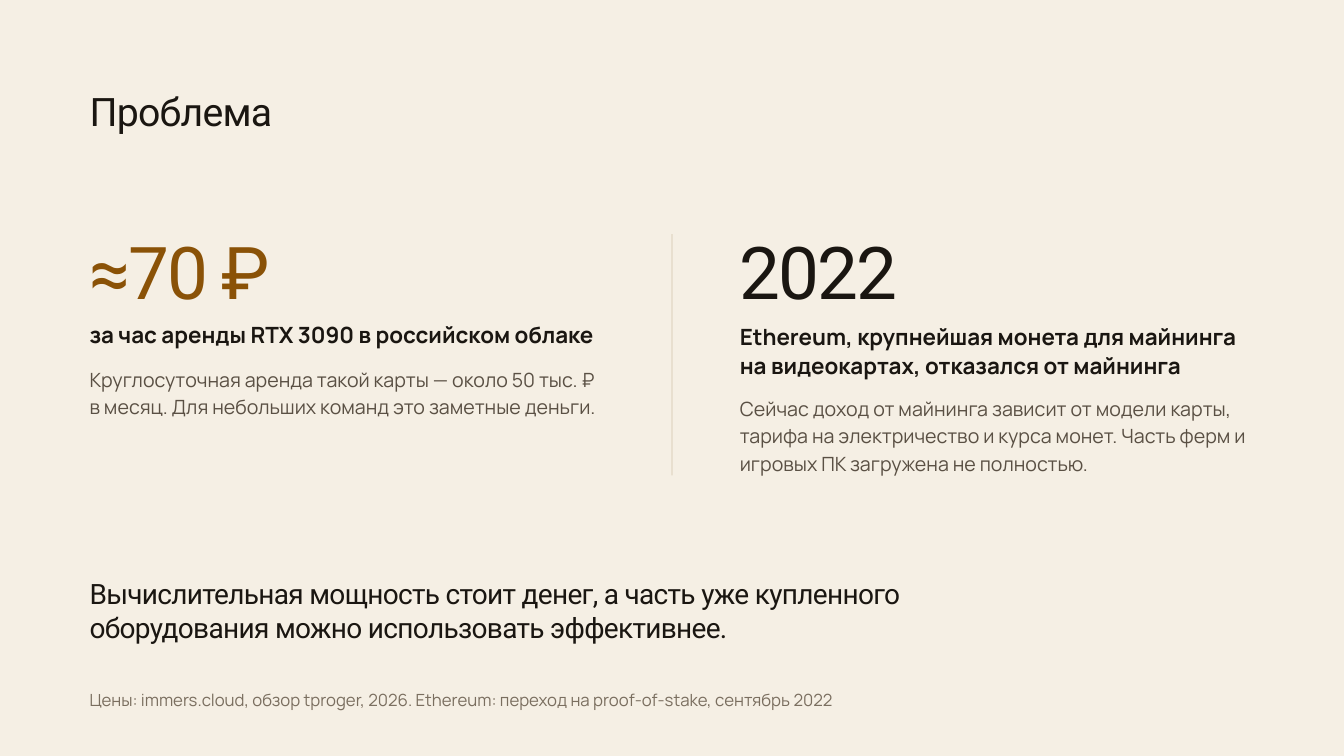
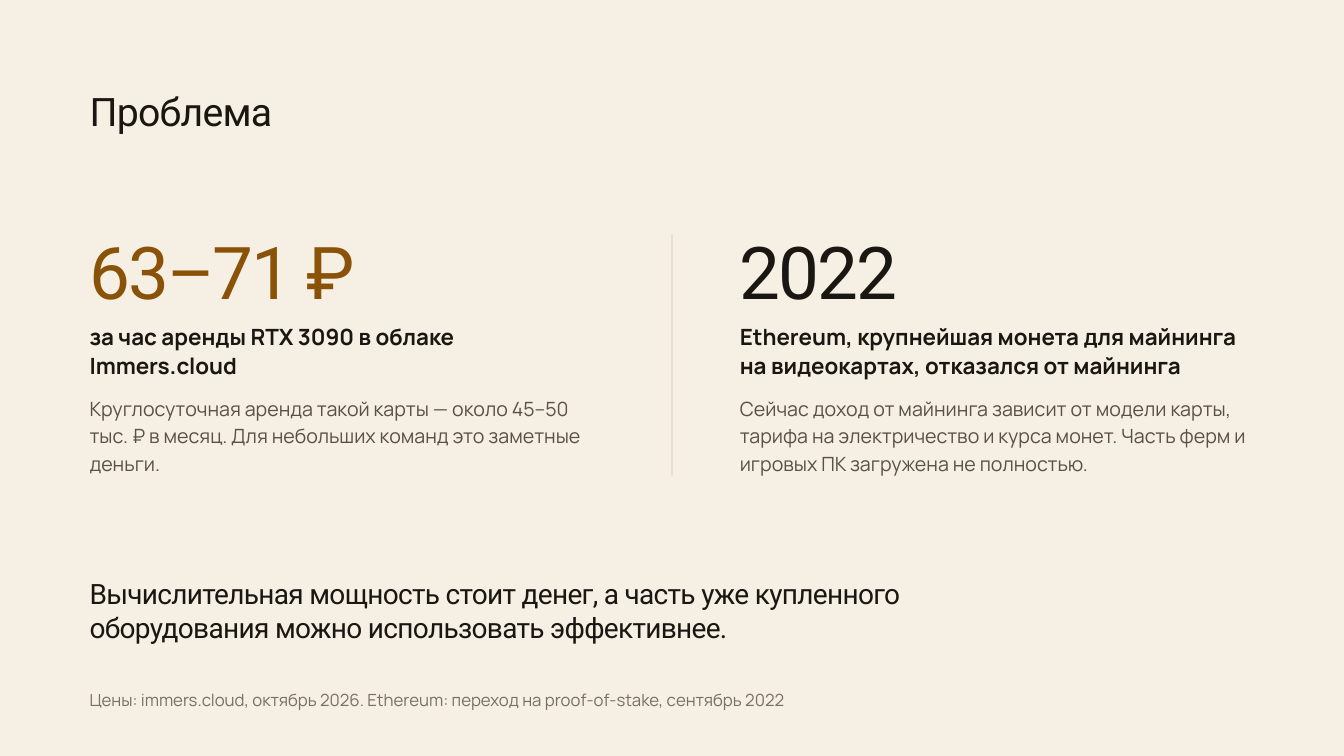
Before and after one commit to fonor11/Main, a slide deck: slide 2 of Улей — презентация для преакселератора ВШМ.pptx. Drawn at 1344x756 pixels with LibreOffice and Linux fonts; fonts in the diff are those of the drawing. Boxes give left, top, right and bottom in pixels: in the first picture for what was removed or moved away, otherwise in the second. Text is boxed around its words. In the diff, an @@ line names an element or a change of style, - is before the commit and + after.

```diff
--- a/Улей — презентация для преакселератора ВШМ.pptx
+++ b/Улей — презентация для преакселератора ВШМ.pptx
@@ text at box(90, 246, 293, 300): text changed @@
-≈70 ₽
+63–71 ₽
@@ text at box(90, 328, 455, 375): text changed @@
-за час аренды RTX 3090 в российском облаке
+за час аренды RTX 3090 в облаке
+Immers.cloud
@@ text "за час аренды RTX 3090 ..." at box(90, 328, 455, 375): vertical alignment middle to top @@
@@ text at box(90, 401, 580, 474): text changed @@
-Круглосуточная аренда такой карты — около 50 тыс. ₽
-в месяц. Для небольших команд это заметные деньги.
+Круглосуточная аренда такой карты — около 45–50
+тыс. ₽ в месяц. Для небольших команд это заметные
+деньги.
@@ text at box(90, 693, 784, 710): text changed @@
-Цены: immers.cloud, обзор tproger, 2026. Ethereum: переход на proof-of-stake, сентябрь 2022
+Цены: immers.cloud, октябрь 2026. Ethereum: переход на proof-of-stake, сентябрь 2022
```
Also in this commit, not shown: 4 other slides changed, 2 slides added, 2 slides removed, 2 other files.
